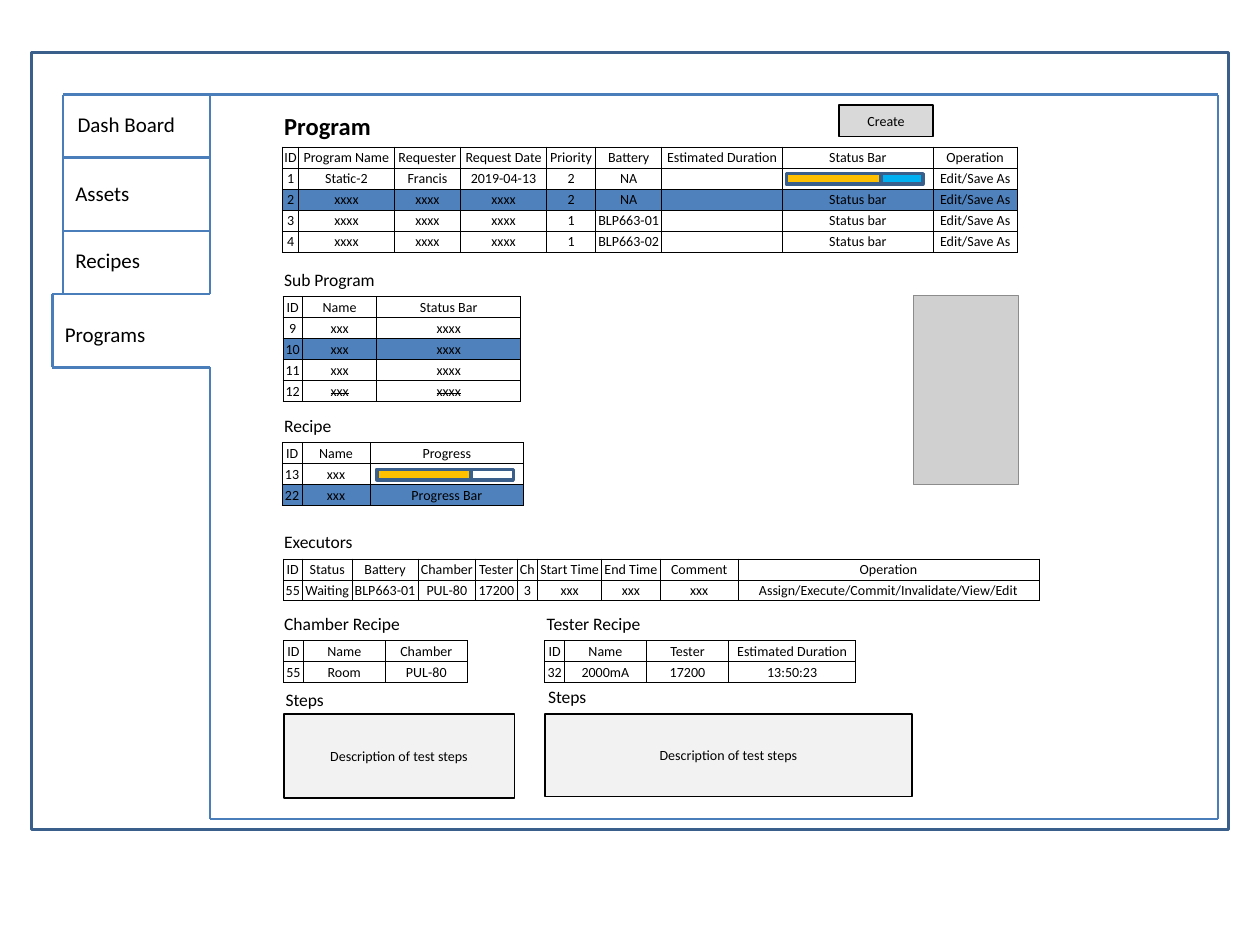
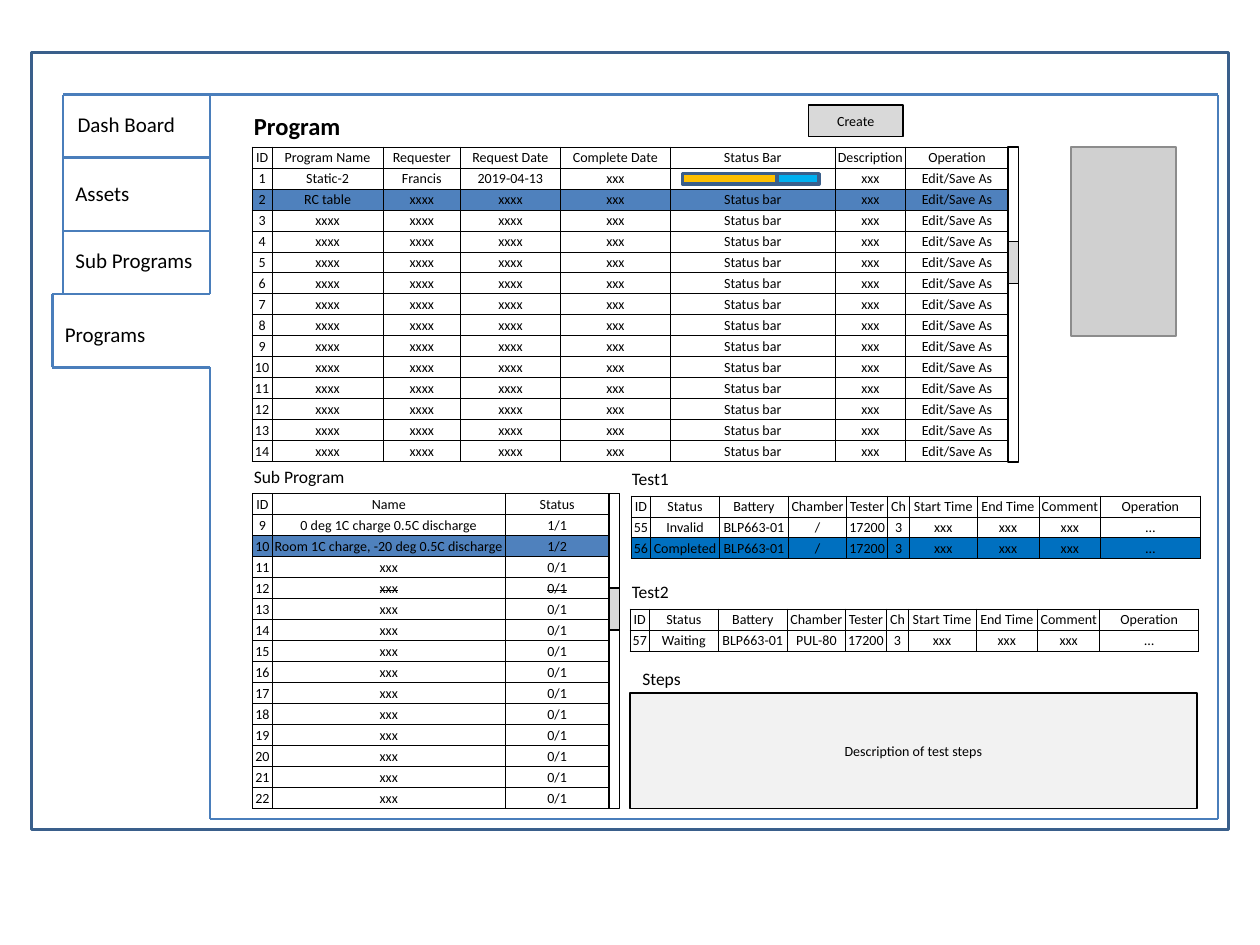
Before and after one commit to happylennychen/BCLabManager, a slide deck: slide 15 of Doc/UI Design.pptx (slide 29 before the commit). Drawn at 1260x945 pixels with LibreOffice and Linux fonts; fonts in the diff are those of the drawing; grey boxes stand for pictures. Boxes give left, top, right and bottom in pixels: in the first picture for what was removed or moved away, otherwise in the second. Text is boxed around its words. In the diff, an @@ line names an element or a change of style, - is before the commit and + after.

```diff
--- a/Doc/UI Design.pptx
+++ b/Doc/UI Design.pptx
@@ text "Program": place and size @@
-text "Program" at bbox=[284, 119, 371, 139]
+text "Program" at bbox=[254, 119, 341, 139]
@@ rectangle "Create": place and size @@
-rectangle "Create" at bbox=[839, 105, 934, 136]
+rectangle "Create" at bbox=[809, 105, 903, 136]
@@ table at bbox=[252, 147, 1009, 462] @@
-ID | Program Name | Requester | Request Date | Priority | Battery | Estimated Duration | Status Bar | Operation
-1 | Static-2 | Francis | 2019-04-13 | 2 | NA |  |  | Edit/Save As
-2 | xxxx | xxxx | xxxx | 2 | NA |  | Status bar | Edit/Save As
-3 | xxxx | xxxx | xxxx | 1 | BLP663-01 |  | Status bar | Edit/Save As
-4 | xxxx | xxxx | xxxx | 1 | BLP663-02 |  | Status bar | Edit/Save As
+ID | Program Name | Requester | Request Date | Complete Date | Status Bar | Description | Operation
+1 | Static-2 | Francis | 2019-04-13 | xxx |  | xxx | Edit/Save As
+2 | RC table | xxxx | xxxx | xxx | Status bar | xxx | Edit/Save As
+3 | xxxx | xxxx | xxxx | xxx | Status bar | xxx | Edit/Save As
+4 | xxxx | xxxx | xxxx | xxx | Status bar | xxx | Edit/Save As
+5 | xxxx | xxxx | xxxx | xxx | Status bar | xxx | Edit/Save As
+6 | xxxx | xxxx | xxxx | xxx | Status bar | xxx | Edit/Save As
+7 | xxxx | xxxx | xxxx | xxx | Status bar | xxx | Edit/Save As
+8 | xxxx | xxxx | xxxx | xxx | Status bar | xxx | Edit/Save As
+9 | xxxx | xxxx | xxxx | xxx | Status bar | xxx | Edit/Save As
+10 | xxxx | xxxx | xxxx | xxx | Status bar | xxx | Edit/Save As
+11 | xxxx | xxxx | xxxx | xxx | Status bar | xxx | Edit/Save As
+12 | xxxx | xxxx | xxxx | xxx | Status bar | xxx | Edit/Save As
+13 | xxxx | xxxx | xxxx | xxx | Status bar | xxx | Edit/Save As
+14 | xxxx | xxxx | xxxx | xxx | Status bar | xxx | Edit/Save As
@@ table: place and size @@
-table at bbox=[282, 147, 1018, 252]
+table at bbox=[252, 147, 1009, 462]
@@ rectangle added at bbox=[1008, 147, 1018, 462], outline #000000 1 pt @@
@@ picture: place and size @@
-picture at bbox=[914, 296, 1018, 485]
+picture at bbox=[1071, 147, 1176, 336]
@@ rectangle: place and size @@
-rectangle at bbox=[786, 174, 881, 184]
+rectangle at bbox=[683, 174, 777, 184]
@@ rectangle: place and size @@
-rectangle at bbox=[881, 174, 922, 184]
+rectangle at bbox=[777, 174, 819, 184]
@@ text at bbox=[75, 253, 193, 272]: text changed @@
-Recipes
+Sub Programs
@@ rectangle added at bbox=[1008, 242, 1018, 284], fill #D9D9D9, outline #000000 1 pt @@
@@ table removed at bbox=[282, 442, 524, 507], 3 rows, 3 columns @@
-ID | Name | Progress
-13 | xxx | 
-22 | xxx | Progress Bar
@@ text removed at bbox=[284, 420, 331, 435] @@
-Recipe
@@ text "Sub Program": place and size @@
-text "Sub Program" at bbox=[284, 274, 374, 289]
+text "Sub Program" at bbox=[254, 471, 344, 486]
@@ rectangle removed at bbox=[377, 470, 471, 480] @@
@@ rectangle removed at bbox=[471, 470, 513, 480] @@
@@ text added at bbox=[632, 473, 669, 485], 10 pt, text #000000 @@
+Test1
@@ table at bbox=[252, 494, 609, 809] @@
-row 1: ID | Name | Status Bar
-row 2: 9 | xxx | xxxx
-row 3: 10 | xxx | xxxx
-row 4: 11 | xxx | xxxx
-row 5: 12 | xxx | xxxx
+row 1: ID | Name | Status
+row 2: 9 | 0 deg 1C charge 0.5C discharge | 1/1
+row 3: 10 | Room 1C charge, -20 deg 0.5C discharge | 1/2
+row 4: 11 | xxx | 0/1
+row 5: 12 | xxx | 0/1
+row 6: 13 | xxx | 0/1
+row 7: 14 | xxx | 0/1
+row 8: 15 | xxx | 0/1
+row 9: 16 | xxx | 0/1
+row 10: 17 | xxx | 0/1
+row 11: 18 | xxx | 0/1
+row 12: 19 | xxx | 0/1
+row 13: 20 | xxx | 0/1
+row 14: 21 | xxx | 0/1
+row 15: 22 | xxx | 0/1
@@ table: place and size @@
-table at bbox=[284, 296, 522, 401]
+table at bbox=[252, 494, 609, 809]
@@ rectangle added at bbox=[609, 494, 619, 809], outline #000000 1 pt @@
@@ table at bbox=[631, 496, 1201, 560] @@
-row 2: 55 | Waiting | BLP663-01 | PUL-80 | 17200 | 3 | xxx | xxx | xxx | Assign/Execute/Commit/Invalidate/View/Edit
+row 2: 55 | Invalid | BLP663-01 | / | 17200 | 3 | xxx | xxx | xxx | …
+row 3: 56 | Completed | BLP663-01 | / | 17200 | 3 | xxx | xxx | xxx | …
@@ table: place and size @@
-table at bbox=[284, 559, 1041, 602]
+table at bbox=[631, 496, 1201, 560]
@@ text removed at bbox=[284, 536, 352, 548] @@
-Executors
@@ rectangle added at bbox=[609, 588, 619, 630], fill #D9D9D9, outline #000000 1 pt @@
@@ text added at bbox=[632, 586, 669, 598], 10 pt, text #000000 @@
+Test2
@@ text removed at bbox=[284, 618, 400, 633] @@
-Chamber Recipe
@@ text removed at bbox=[547, 618, 640, 633] @@
-Tester Recipe
@@ table added at bbox=[630, 609, 1200, 652], 2 rows, 10 columns @@
+ID | Status | Battery | Chamber | Tester | Ch | Start Time | End Time | Comment | Operation
+57 | Waiting | BLP663-01 | PUL-80 | 17200 | 3 | xxx | xxx | xxx | …
@@ table removed at bbox=[284, 640, 467, 682], 2 rows, 3 columns @@
-ID | Name | Chamber
-55 | Room | PUL-80
@@ table removed at bbox=[544, 640, 856, 682], 2 rows, 4 columns @@
-ID | Name | Tester | Estimated Duration
-32 | 2000mA | 17200 | 13:50:23
@@ text "Steps": place and size @@
-text "Steps" at bbox=[548, 691, 586, 706]
+text "Steps" at bbox=[642, 673, 680, 688]
@@ rectangle removed at bbox=[284, 714, 514, 799] @@
-Description of test steps
@@ text removed at bbox=[286, 694, 324, 709] @@
-Steps
@@ rectangle "Description of test steps": place and size @@
-rectangle "Description of test steps" at bbox=[544, 714, 912, 798]
+rectangle "Description of test steps" at bbox=[630, 693, 1197, 809]
```
Also in this commit, not shown: 23 other slides changed, 13 slides removed, 1 other file.
